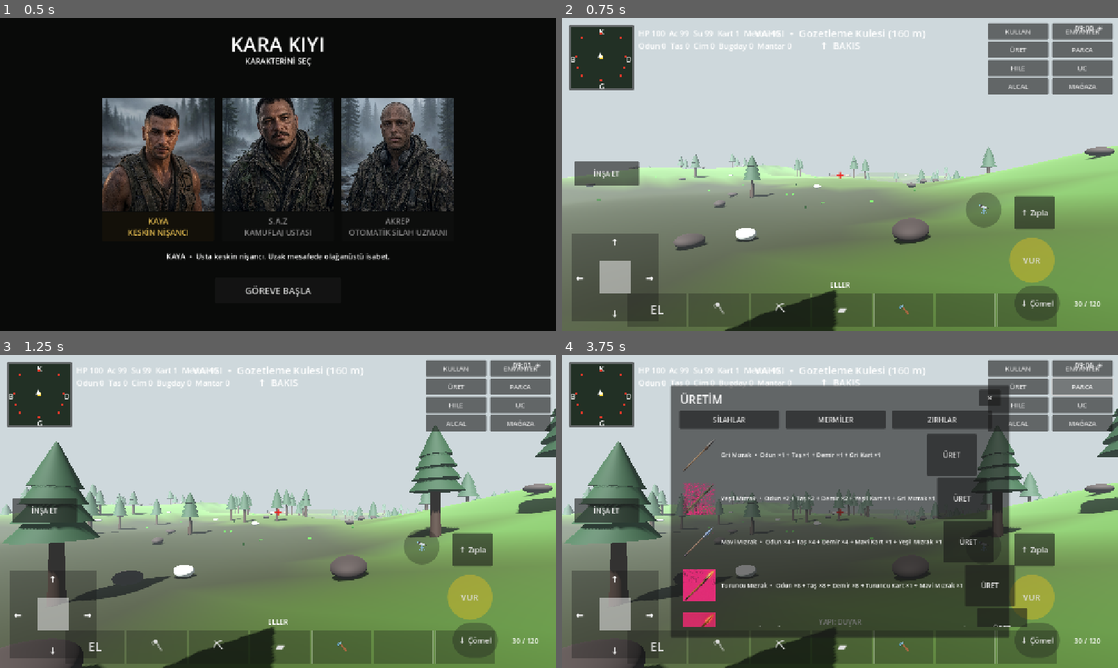
Above: before the commit, frames 1-4 (two rows, left to right).
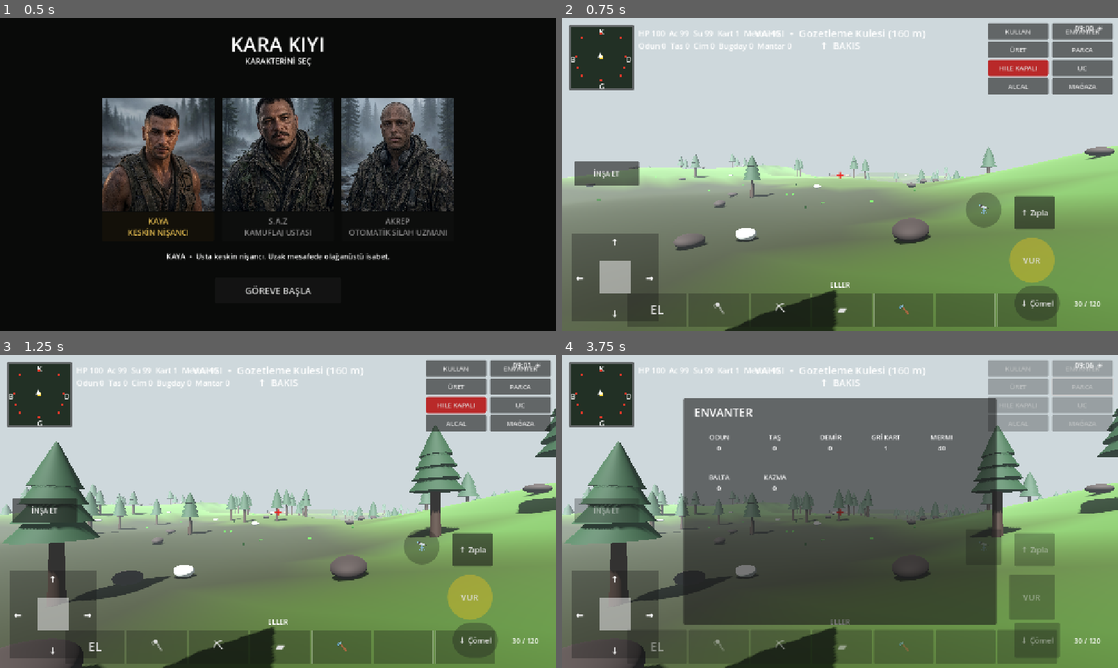
Above: after the commit, the same moments.

Repository: cantrsx-blip/GrayCardWars
Game: Godot game, scene res://scenes/Intro.tscn
The game is run twice, just before and just after one commit, with the same random seed, the same clock (stepped at 60 frames per second) and the same inputs.
Inputs (mouse positions are in pixels of both pictures, inside the frame that each line leads up to):
- Up to frame 1 (0.5 s): no input
- Up to frame 2 (0.75 s): click "GÖREVE BAŞLA" at 0.5 s
- Up to frame 3 (1.25 s): no input
- Up to frame 4 (3.75 s): click "KULLAN" at 1.25 s; click "ENVANTER" at 2 s; click (1017, 386) at 2.75 s, where only the run before the commit has a clickable "ÜRET"; click (1084, 386) at 3.5 s, where only the run before the commit has a clickable "PARCA"

Frame 1 is identical in both runs. In frame 2, 0.6% of the frame differs, in the area x 76-88%, y 13-19%; in frame 3, 0.6%; in frame 4, 25%, in the area x 2-99%, y 1-99%.

Commit message:
Add modal UI lock and cheat button state

Diff:
--- a/scripts/main.gd
+++ b/scripts/main.gd
@@ -115,6 +115,7 @@
 var magazine := 30
 var reserve_ammo := 120
 var cheat_label: Label
+var cheat_button: Button
 var creative_panel: Control
 var cheat_mode := false
 var fx_root: Node3D
@@ -500,6 +501,9 @@
 	var actions=[["KULLAN",_use_nearest_interior],["ENVANTER",_toggle_inventory],["ÜRET",_toggle_crafting],["PARCA",_cycle_build_piece],["HILE",_toggle_cheat_mode],["UC",_toggle_fly_mode],["ALCAL",_fly_down],["MAĞAZA",_open_store]]
 	for i in actions.size():
 		var b=Button.new(); b.text=actions[i][0]; b.set_anchors_preset(Control.PRESET_TOP_RIGHT)
+		if actions[i][0]=="HILE":
+			cheat_button=b
+			cheat_button.text="HILE KAPALI"
 		var col=i%2; var row=int(i/2); b.position=Vector2(-300+col*148,12+row*42); b.size=Vector2(140,38); b.add_theme_font_size_override("font_size",15); b.pressed.connect(actions[i][1]); layer.add_child(b)
 	_create_hotbar(layer); _create_minimap(layer); _create_weapon_aim_ui(layer)
 	var action_btn=Button.new(); action_btn.text="VUR"; action_btn.set_anchors_preset(Control.PRESET_BOTTOM_RIGHT); action_btn.position=Vector2(-250,-215); action_btn.size=Vector2(104,104); action_btn.add_theme_font_size_override("font_size",20)
@@ -517,12 +521,18 @@
 	_create_survival_clock(layer); _create_damage_effect(layer); _create_ammo_ui(layer); _create_cheat_ui(layer)
 	facing_label=Label.new(); facing_label.set_anchors_preset(Control.PRESET_TOP_WIDE); facing_label.position=Vector2(0,48); facing_label.horizontal_alignment=HORIZONTAL_ALIGNMENT_CENTER; facing_label.add_theme_font_size_override("font_size",22); layer.add_child(facing_label)
 	waypoint_label=Label.new(); waypoint_label.set_anchors_preset(Control.PRESET_TOP_WIDE); waypoint_label.position=Vector2(0,76); waypoint_label.horizontal_alignment=HORIZONTAL_ALIGNMENT_CENTER; waypoint_label.add_theme_font_size_override("font_size",20); layer.add_child(waypoint_label)
+	_update_cheat_button_style()
 	_setup_sfx(); fx_root=Node3D.new(); fx_root.name="Effects"; add_child(fx_root)
 
 func _open_store():
 	if store_panel==null:
 		_create_store_panel()
-	store_panel.visible=not store_panel.visible
+	var opening=not store_panel.visible
+	if inventory_panel: inventory_panel.visible=false
+	if craft_panel: craft_panel.visible=false
+	if map_panel: map_panel.visible=false
+	store_panel.visible=opening
+	_set_modal_lock(_panel_open())
 
 func _create_store_panel():
 	var layers=get_children().filter(func(n): return n is CanvasLayer)
@@ -716,8 +726,51 @@
 			best = "%s (%.0f m)" % [b.name, d]
 	return best
 
+func _panel_open() -> bool:
+	return (inventory_panel != null and inventory_panel.visible) or (craft_panel != null and craft_panel.visible) or (store_panel != null and store_panel.visible) or (map_panel != null and map_panel.visible)
+
+func _is_inside_open_panel(node:Node) -> bool:
+	var current=node.get_parent()
+	while current:
+		if current==inventory_panel or current==craft_panel or current==store_panel or current==map_panel:
+			return current.visible
+		current=current.get_parent()
+	return false
+
+func _set_modal_lock(locked:bool):
+	var layers=get_children().filter(func(n): return n is CanvasLayer)
+	for layer in layers:
+		for node in layer.find_children("*","Button",true,false):
+			var button=node as Button
+			button.disabled=locked and not _is_inside_open_panel(button)
+
+func _update_cheat_button_style():
+	if cheat_button==null: return
+	cheat_button.text="HILE ACIK" if cheat_mode else "HILE KAPALI"
+	var normal=StyleBoxFlat.new()
+	normal.bg_color=Color(.12,.58,.20,.92) if cheat_mode else Color(.72,.10,.10,.92)
+	normal.corner_radius_top_left=6
+	normal.corner_radius_top_right=6
+	normal.corner_radius_bottom_left=6
+	normal.corner_radius_bottom_right=6
+	cheat_button.add_theme_stylebox_override("normal",normal)
+	cheat_button.add_theme_stylebox_override("hover",normal)
+	cheat_button.add_theme_stylebox_override("pressed",normal)
+
 func _physics_process(delta):
 	if player == null or camera == null or hud == null or zone_label == null:
+		return
+	if _panel_open():
+		move_touch=Vector2.ZERO
+		player.velocity.x=0.0
+		player.velocity.z=0.0
+		_update_day_cycle(delta)
+		_update_weather(delta)
+		_update_map_dot()
+		_update_navigation_ui()
+		_update_minimap()
+		zone_label.text="%s  •  %s" % [("CUKUR" if in_pit else ("TERK EDILMIS BOLGE" if in_dry else "VAHSI")),_nearest_poi()]
+		hud.text = "HP %d  Ac %d  Su %d  Kart %d  Mermi %d" % [health,int(hunger),int(thirst),gray_cards,ammo]
 		return
 	if message_time>0.0:
 		message_time-=delta
@@ -858,6 +911,7 @@
 		if weather_duration<=0.0: _set_weather("clear")
 
 func _toggle_crouch():
+	if _panel_open(): return
 	if player==null or camera==null: return
 	crouched=not crouched
 	camera.position.y=.34 if crouched else .72
@@ -875,6 +929,7 @@
 		player_facing=-player.global_transform.basis.z
 
 func _input(event):
+	if _panel_open(): return
 	if event is InputEventScreenTouch:
 		var vw=get_viewport().get_visible_rect().size.x
 		if event.pressed:
@@ -969,6 +1024,7 @@
 		damage_buffer-=whole
 
 func _primary_action():
+	if _panel_open(): return
 	if player==null or camera==null: return
 	if build_mode:
 		_update_build_preview()
@@ -999,6 +1055,7 @@
 			_break_rock(obj)
 
 func _shoot():
+	if _panel_open(): return
 	if ammo <= 0: return
 	ammo -= 1
 	var target: CharacterBody3D; var best := 18.0
@@ -1039,6 +1096,7 @@
 	var light=OmniLight3D.new(); light.position=roof_pos+Vector3(0,-1.35,0); light.light_color=Color(1.0,.88,.68); light.light_energy=.85; light.omni_range=7.0; light.shadow_enabled=false; add_child(light)
 
 func _build_house():
+	if _panel_open(): return
 	if not build_mode:
 		build_mode=true; _ensure_build_preview(); return
 	_update_build_preview()
@@ -1067,6 +1125,7 @@
 	if gather_label: gather_label.text=build_piece_names[build_piece]+" KURULDU"; gather_label.visible=true; message_time=1.0
 
 func _cycle_build_piece():
+	if _panel_open(): return
 	build_piece=(build_piece+1)%build_piece_names.size()
 	if hotbar_label: hotbar_label.text="YAPI: "+build_piece_names[build_piece]
 	if build_mode: _update_preview_shape()
@@ -1118,7 +1177,12 @@
 
 func _toggle_map():
 	if map_panel == null: _create_map()
-	map_panel.visible = not map_panel.visible
+	var opening=not map_panel.visible
+	if inventory_panel: inventory_panel.visible=false
+	if craft_panel: craft_panel.visible=false
+	if store_panel: store_panel.visible=false
+	map_panel.visible=opening
+	_set_modal_lock(_panel_open())
 
 func _create_map():
 	map_panel=Control.new(); map_panel.set_anchors_and_offsets_preset(Control.PRESET_FULL_RECT)
@@ -1238,8 +1302,13 @@
 
 func _toggle_inventory():
 	if inventory_panel==null: _create_inventory()
-	inventory_panel.visible=not inventory_panel.visible
+	var opening=not inventory_panel.visible
+	if craft_panel: craft_panel.visible=false
+	if store_panel: store_panel.visible=false
+	if map_panel: map_panel.visible=false
+	inventory_panel.visible=opening
 	if inventory_panel.visible: _refresh_inventory()
+	_set_modal_lock(_panel_open())
 
 func _create_inventory():
 	inventory_panel=Panel.new(); inventory_panel.set_anchors_preset(Control.PRESET_CENTER); inventory_panel.position=Vector2(-360,-260); inventory_panel.size=Vector2(720,520)
@@ -1309,9 +1378,13 @@
 
 func _toggle_crafting():
 	if craft_panel==null: _create_crafting()
-	craft_panel.visible=not craft_panel.visible
+	var opening=not craft_panel.visible
 	if inventory_panel: inventory_panel.visible=false
+	if store_panel: store_panel.visible=false
+	if map_panel: map_panel.visible=false
+	craft_panel.visible=opening
 	if craft_panel.visible: _refresh_crafting()
+	_set_modal_lock(_panel_open())
 
 func _rarity_list() -> Array:
 	return ["gray","green","blue","orange","red"]
@@ -1476,7 +1549,6 @@
 	if inventory_panel==null:
 		_create_inventory()
 	_refresh_inventory()
-	inventory_panel.visible=true
 	_refresh_crafting()
 
 func _craft(kind:int):
@@ -1772,6 +1844,7 @@
 	if obj!=null: obj.add_to_group("interior_interactable")
 
 func _use_nearest_interior():
+	if _panel_open(): return
 	var best: Node3D; var dist=3.0
 	for n in get_tree().get_nodes_in_group("interior_interactable"):
 		var d=player.global_position.distance_to(n.global_position)
@@ -1828,6 +1901,7 @@
 	hit_marker=Label.new(); hit_marker.text="×"; hit_marker.add_theme_font_size_override("font_size",38); hit_marker.set_a …(182 unchanged characters)…
 
 func _toggle_scope():
+	if _panel_open(): return
 	if not has_scope: return
 	scope_stage=(scope_stage+1)%3
 	scoped=scope_stage>0
@@ -1955,6 +2029,7 @@
 
 
 func _jump():
+	if _panel_open(): return
 	if player==null or fly_mode: return
 	# Terrain is procedural rather than a physics floor, so allow jump when standing at
 	# terrain height as well as on foundation/roof/stair collisions.
@@ -2025,16 +2100,14 @@
 	cheat_label=Label.new(); cheat_label.position=Vector2(510,10); cheat_label.size=Vector2(260,34); cheat_label.horizontal_alignment=HORIZONTAL_ALIGNMENT_CENTER; cheat_label.text=""; layer.add_child(cheat_label)
 
 func _toggle_cheat_mode():
+	if _panel_open(): return
 	cheat_mode = !cheat_mode
 	if cheat_label:
 		cheat_label.text = ("HILE ACIK" if cheat_mode else "HILE KAPALI")
 	if creative_panel:
 		creative_panel.visible = false
-	if cheat_mode:
-		_flash_message("HILE ACIK")
-	else:
-		_flash_message("HILE KAPALI")
-	_refresh_inventory()
+	_update_cheat_button_style()
+	_flash_message("HILE ACIK" if cheat_mode else "HILE KAPALI")
 	if craft_panel:
 		_refresh_crafting()
 
@@ -2046,6 +2119,7 @@
 	return
 
 func _toggle_fly_mode():
+	if _panel_open(): return
 	if player==null: return
 	var ground=height_at(player.position.x,player.position.z)+PLAYER_HEIGHT
 	if not fly_mode:
@@ -2057,6 +2131,7 @@
 	_flash_message("UCUS: 1 KADEME YUKSELDI")
 
 func _fly_down():
+	if _panel_open(): return
 	if not fly_mode or player==null: return
 	var ground=height_at(player.position.x,player.position.z)+PLAYER_HEIGHT
 	player.position.y=maxf(ground,player.position.y-3.0)
